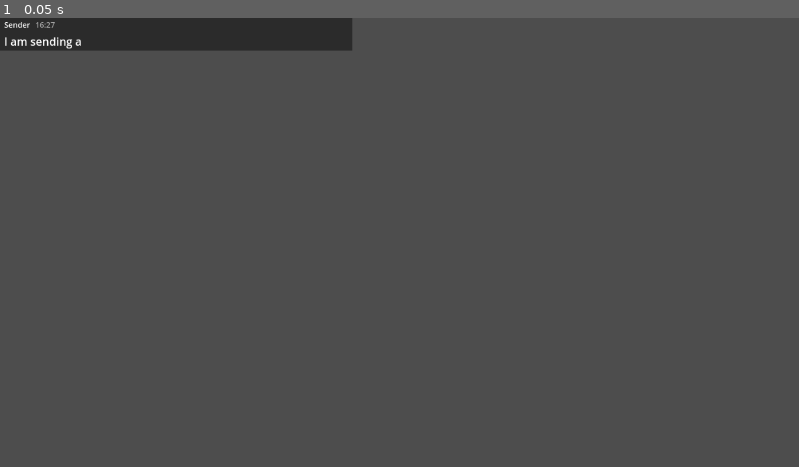
Above: before the commit, frame 1.
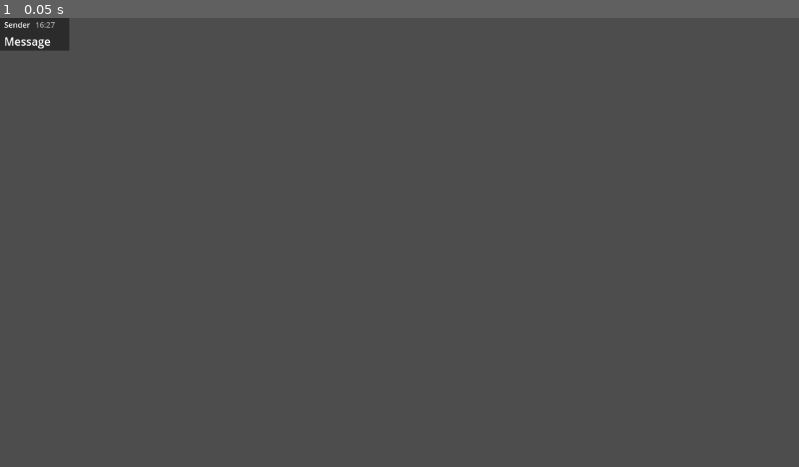
Above: after the commit, the same moment.

Repository: Z1HEd/ProjectManager
Game: Godot game, scene res://Scenes/Elements/ChatMessage.tscn
Same seed, same stepped clock (60 frames per second), same inputs: the game is played once before the commit and once after it. This scene is started directly instead of the project's main scene.
Inputs:
- Up to frame 1 (0.05 s): no input

The runs differ from the first frame. In frame 1, 2.6% of the frame differs, in the area x 0-45%, y 0-8%.

Commit message:
Chat working

Diff:
--- a/Scenes/Elements/ChatMessage.tscn
+++ b/Scenes/Elements/ChatMessage.tscn
@@ -6,6 +6,7 @@
 [node name="ChatMessage" type="PanelContainer"]
 offset_right = 100.0
 offset_bottom = 47.0
+size_flags_horizontal = 0
 theme = ExtResource("1_kso31")
 script = ExtResource("2_toms1")
 
@@ -13,7 +14,7 @@
 layout_mode = 2
 theme_override_constants/margin_left = 6
 theme_override_constants/margin_top = 2
-theme_override_constants/margin_right = 2
+theme_override_constants/margin_right = 6
 theme_override_constants/margin_bottom = 2
 
 [node name="VBoxContainer" type="VBoxContainer" parent="MarginContainer"]
@@ -41,7 +42,7 @@
 
 [node name="Body" type="RichTextLabel" parent="MarginContainer/VBoxContainer"]
 unique_name_in_owner = true
-custom_minimum_size = Vector2(500, 0)
 layout_mode = 2
-text = "I am sending a"
+text = "Message"
 fit_content = true
+autowrap_mode = 2
--- a/Scenes/Tabs/TeamChat.tscn
+++ b/Scenes/Tabs/TeamChat.tscn
@@ -74,6 +74,7 @@
 text = "No messages here yet..."
 
 [node name="ScrollContainer" type="ScrollContainer" parent="MarginContainer/PanelContainer/MarginContainer/VBoxContainer/ScrollContainer/VBoxContainer"]
+unique_name_in_owner = true
 layout_mode = 2
 size_flags_vertical = 3
 
--- a/Scripts/Controllers/ChatController.gd
+++ b/Scripts/Controllers/ChatController.gd
@@ -4,14 +4,24 @@
 @onready var title :Label = %Title
 @onready var no_messages_text : Label = %NoMessagesLabel
 @onready var messages_container : VBoxContainer = %MessagesContainer
+@onready var scroll : ScrollContainer = %ScrollContainer
 
 @export var message_prefab := preload("res://Scenes/Elements/ChatMessage.tscn")
+
+var oldest : String
+var _connected_vb : VScrollBar = null
+var message_ids := []
+
+const SCROLL_TOLERANCE := 10
 
 func open():
 	title.text = "Loading messages..."
 
 	for child in messages_container.get_children():
 		child.queue_free()
+
+	oldest = ""
+	message_ids = []
 
 	var on_success = func(res:Dictionary):
 		if res.size() == 0:
@@ -20,35 +30,49 @@
 			return
 
 		no_messages_text.visible = false
-		var arr := []
-		for msg_id in res.keys():
-			var m = res[msg_id]
-			m["_id"] = msg_id
-			arr.append(m)
+		var arr := to_sorted_array(res)
 
-		arr.sort_custom(_sort_by_ts_server)
+		append_messages(arr)
 
-		for m in arr:
-			var item = message_prefab.instantiate()
-			messages_container.add_child(item)
-			var sender_name = str(m.get("authorId", ""))
-			var ts = int(m.get("ts_server", 0))
-			var body = str(m.get("text", ""))
-			item.set_data(sender_name, ts, body)
+		ChatService.start_listening(
+			Project.pid,
+			arr[-1]["id"],
+			append_messages,
+			on_error)
 
 		title.text = "Team Chat"
 
-	var on_fail = func(err):
-		no_messages_text.visible = true
-		no_messages_text.text = "Error: %s" % err
-		title.text = "Team Chat"
+	Project.update_member_names()
 
-	ChatService.fetch_recent(Project.pid, 25, on_success, on_fail)
+	ChatService.fetch_recent(Project.pid, 25, on_success, on_error)
 
-	ChatService.start_listening(Project.pid,_on_new_messages,on_fail)
+func append_messages(arr:Array, from_top := false):
+	var sb = scroll.get_v_scroll_bar()
+	var was_at_bottom : bool = sb == null or \
+			sb.value >= sb.max_value - SCROLL_TOLERANCE - sb.page
 
-func _on_new_messages(res):
-	print(res)
+	oldest = arr[0]["id"] if oldest == "" else \
+			(oldest if oldest<arr[0]["id"] else arr[0]["id"])
+
+	for i in range(arr.size()):
+		var m = arr[i]
+		if message_ids.count(m["id"])>0:
+			return
+		message_ids.append(m["id"])
+		var item := message_prefab.instantiate()
+		messages_container.add_child(item)
+		if (from_top): messages_container.move_child(item,i)
+		var sender_id = str(m.get("authorId", ""))
+		var sender_name = Project.members_names.get(sender_id,"Unknown user")
+		var ts = int(m.get("ts_server", 0))
+		var body = str(m.get("text", ""))
+		item.set_data(sender_name, ts, body)
+
+	if was_at_bottom and sb:
+		await get_tree().process_frame
+		sb.value = sb.max_value
+
+	call_deferred("_ensure_vscroll_connected")
 
 func send_message(msg: String) -> void:
 
@@ -62,7 +86,52 @@
 		on_fail
 	)
 
+func _on_scrolled_to_top() -> void:
+	var on_success = func(res:Dictionary):
+		if res.size()>0:
+			append_messages(to_sorted_array(res),true)
+
+	ChatService.fetch_before(Project.pid,oldest,25,on_success,on_error)
+
+func _ensure_vscroll_connected() -> void:
+	var vb = scroll.get_v_scroll_bar()
+	if vb == _connected_vb:
+		return
+
+	if _connected_vb and is_instance_valid(_connected_vb):
+		_connected_vb.value_changed.disconnect(_on_vscroll_changed)
+	_connected_vb = null
+
+	if vb:
+		vb.value_changed.connect(_on_vscroll_changed)
+	_connected_vb = vb
+
+func _on_vscroll_changed(value: float) -> void:
+	if value <= 4.0:
+		_on_scrolled_to_top()
+
+func _notification(what: int) -> void:
+	if what == NOTIFICATION_RESIZED:
+		call_deferred("_ensure_vscroll_connected")
+
+func to_sorted_array(messages:Dictionary) ->Array:
+	var arr :=[]
+
+	for msg_id in messages.keys():
+		var m = messages[msg_id]
+		m["id"] = msg_id
+		arr.append(m)
+
+	arr.sort_custom(_sort_by_ts_server)
+
+	return arr
+
 func _sort_by_ts_server(a, b) -> bool:
 	var at := int(a.get("ts_server", 0))
 	var bt := int(b.get("ts_server", 0))
 	return at < bt
+
+func on_error(err:String):
+		no_messages_text.visible = true
+		no_messages_text.text = "Error: %s" % err
+		title.text = "Team Chat"
--- a/Scripts/Services/ChatService.gd
+++ b/Scripts/Services/ChatService.gd
@@ -34,7 +34,7 @@
 		on_fail := func(_err):pass) -> int:
 
 	var url = "%s/chatMessages/%s.json?orderBy=%%22ts_server%%22&limitToLast=%d&auth=%s" % \
-		[Firebase.project_db_url, pid, limit, Session.id_token]
+			[Firebase.project_db_url, pid, limit, Session.id_token]
 
 	var _on_success = func(response):
 		if response == null:
@@ -43,6 +43,38 @@
 		if not response is Dictionary:
 			on_fail.call("Invalid response: %s" % response)
 			return
+		on_success.call(response)
+
+	return Firebase.send_request(
+			url,
+			HTTPClient.METHOD_GET,
+			{},
+			[],
+			_on_success,
+			on_fail,
+			"chat"
+	)
+
+static func fetch_before(
+		pid: String,
+		before_key: String,
+		limit := 25,
+		on_success := func(_res):pass,
+		on_fail := func(_err):pass) -> int:
+
+	var url = "%s/chatMessages/%s.json?orderBy=%%22$key%%22&endAt=%%22%s%%22&limitToLast=%d&auth=%s" % \
+		[Firebase.project_db_url, pid, before_key, limit, Session.id_token]
+
+	var _on_success = func(response):
+		if response == null:
+			on_success.call({})
+			return
+		if not response is Dictionary:
+			on_fail.call("Invalid response: %s" % response)
+			return
+
+		response.erase(before_key)
+
 		on_success.call(response)
 
 	return Firebase.send_request(
@@ -55,29 +87,27 @@
 		"chat"
 	)
 
-
-
-# Start listening to chatMessages/<pid> and call on_new_messages(messages_array) for incoming messages.
-# on_fail(error_string) is called on errors.
 static func start_listening(
-		pid: String,
-		on_new_messages:=func(_res):pass,
-		on_fail:=func(_res):pass) -> void:
+	pid: String,
+	last_known_key: String,
+	on_new_messages := func(_res):pass,
+	on_fail := func(_err):pass) -> void:
 
 	if _listeners.has(pid):
 		return
 
-	var full_url = "%schatMessages/%s.json?auth=%s" % \
-			[ Firebase.project_db_url, pid, Session.id_token]
+	var full_url = "%schatMessages/%s.json?orderBy=%%22$key%%22&startAfter=%%22%s%%22&auth=%s" % \
+		[ Firebase.project_db_url, pid, last_known_key, Session.id_token ]
 
 	var _on_new_messages = _on_raw_stream_event.bind(on_new_messages)
 
-	var listener_id = Streaming.start_listener(full_url, _on_new_messages, on_fail)
-	if listener_id == null:
-		on_fail.call("failed_to_start_listener")
-		return
+	var _on_error = func(err:String):
+		_listeners.erase(pid)
+		on_fail.call(err)
+
+	var listener_id = Streaming.start_listener(full_url, _on_new_messages, _on_error)
+
 	_listeners[pid] = listener_id
-
 
 static func stop_listening(pid: String) -> void:
 	if not _listeners.has(pid):
@@ -86,40 +116,26 @@
 	Streaming.stop_listener(id)
 	_listeners.erase(pid)
 
-# called by StreamingManager when an SSE "put"/"patch" arrives; runs on main thread
 static func _on_raw_stream_event(
-		on_new_messages: Callable,
-		parsed) -> void:
-	# parsed example: { "path": "/-MzA...","data": { ... } } or { "path": "/", "data": { "<msgId>": {...}, ... } }
-	if parsed == null:
-		return
+		parsed,
+		on_new_messages: Callable) -> void:
 
-	# if it's an initial snapshot (path == "/") it may contain many messages.
-	var path = parsed.get("path", "/")
-	var payload = parsed.get("data",parsed)
+	var path : String = parsed["path"]
+	var payload = parsed["data"]
 
 	var messages := []
-	if path == "/" and typeof(payload) == TYPE_DICTIONARY:
-		# Initial snapshot: payload is dict of id -> message
+	if path == "/":
+		# Payload is dict of id -> message
 		for key in payload.keys():
 			var m = payload[key]
-			if typeof(m) == TYPE_DICTIONARY:
-				if not m.has("id"):
-					m["id"] = key
-				messages.append(m)
+			m["id"] = key
+			messages.append(m)
 	else:
-		# child changed/added. path = "/<messageId>" or "/<messageId>/subfield"
-		var stripped = path.strip_prefix("/")
-		var parts = stripped.split("/")
-		if parts.size() >= 1 and parts[0] != "":
-			var msg_id = parts[0]
-			if typeof(payload) == TYPE_DICTIONARY:
-				var m = payload.duplicate(true)
-				if not m.has("id"):
-					m["id"] = msg_id
-				messages.append(m)
-			else:
-				# payload is primitive (unlikely for chat message) - pass raw
-				messages.append({ "id": msg_id, "value": payload })
+		# child added. path = "/<messageId>"
+		var msg_id = path.lstrip("/")
+		var m = payload.duplicate(true)
+		m["id"] = msg_id
+		messages.append(m)
+
 	if messages.size() > 0:
 		on_new_messages.call(messages)
--- a/Scripts/Singletons/FirebaseManager.gd
+++ b/Scripts/Singletons/FirebaseManager.gd
@@ -17,7 +17,7 @@
 func _ready() -> void:
 	http = HTTPRequest.new()
 	add_child(http)
-	http.request_completed.connect(Callable(self, "_on_request_completed"))
+	http.request_completed.connect(_on_request_completed)
 
 
 # body may be Dictionary or String or null
--- a/Scripts/Singletons/ProjectManager.gd
+++ b/Scripts/Singletons/ProjectManager.gd
@@ -12,6 +12,7 @@
 @export var project_owner := ""
 @export var members := {}
 @export var user_role := ""
+var members_names := {}
 
 @export var is_open := false
 
@@ -43,3 +44,14 @@
 
 	is_open = false
 	project_closed.emit()
+
+func update_member_names():
+	if members.size() ==0:
+		return
+
+	for uid in members:
+
+		var on_success = func(_name:String):
+			members_names[uid] = _name
+
+		UserService.get_display_name(uid,on_success,func(err):print(err))
--- a/Scripts/Singletons/StreamingManager.gd
+++ b/Scripts/Singletons/StreamingManager.gd
@@ -23,7 +23,7 @@
 	var err = thread.start(_listener_thread.bind(id))
 	if err != OK:
 		_listeners.erase(id)
-		push_error("StreamingManager.start_listener: failed to start thread")
+		return -1
 	return id
 
 func stop_listener(listener_id: int) -> void:
@@ -44,7 +44,7 @@
 	var info = _listeners[listener_id]
 	var url: String = info.url
 
-	var trimmed = url.replace("http://", "")
+	var trimmed = url.replace("https://", "")
 
 	var slash_idx = trimmed.find("/")
 	var host = ""
@@ -59,31 +59,25 @@
 	var port = 443
 
 	var client = HTTPClient.new()
-	print("Connecting 1...")
-	var connect_err = client.connect_to_host(host, port)
+	var connect_err = client.connect_to_host(host, port, TLSOptions.client())
 	if connect_err != OK:
 		call_deferred("_call_error", listener_id, "connect_failed")
 		return
-	print("Connecting 2...")
 	var start_time = Time.get_unix_time_from_system()
 	while client.get_status() != HTTPClient.STATUS_CONNECTED:
 		if not _listeners.has(listener_id):
 			client.close()
-			print("HUH")
 			return
 		if _listeners[listener_id].stop_flag:
 			client.close()
-			print("STOPPED")
 			return
 		var _poll_err = client.poll()
 		if Time.get_unix_time_from_system() - start_time > 10:
 			call_deferred("_call_error", listener_id, "connect_timeout")
 			client.close()
-			print("TIMED OUT")
 			return
 		OS.delay_msec(10)
 
-	print("Opening a stream...")
 	var headers = ["Accept: text/event-stream"]
 	var request_err = client.request(HTTPClient.METHOD_GET, path, headers)
 	if request_err != OK:
@@ -91,7 +85,6 @@
 		client.close()
 		return
 
-	print("Connected!")
 	var buffer := ""
 	while true:
 		if not _listeners.has(listener_id):
@@ -103,25 +96,25 @@
 		var _poll_err = client.poll()
 		while client.get_status() == HTTPClient.STATUS_BODY:
 			var chunk: PackedByteArray = client.read_response_body_chunk()
-			if chunk and chunk.size() > 0:
-				var s = chunk.get_string_from_utf8()
-				if s != "":
-					buffer += s
-					buffer = buffer.replace("\r\n", "\n")
-					while true:
-						var sep_idx = buffer.find("\n\n")
-						if sep_idx == -1:
-							break
-						var block = buffer.substr(0, sep_idx)
-						var remaining_start = sep_idx + 2
-						var remaining_len = buffer.length() - remaining_start
-						if remaining_len > 0:
-							buffer = buffer.substr(remaining_start, remaining_len)
-						else:
-							buffer = ""
-						_process_sse_block(listener_id, block)
-			else:
+			if chunk.size() == 0:
 				break
+
+			var s = chunk.get_string_from_utf8()
+			if s != "":
+				buffer += s
+				buffer = buffer.replace("\r\n", "\n")
+				while true:
+					var sep_idx = buffer.find("\n\n")
+					if sep_idx == -1:
+						break
+					var block = buffer.substr(0, sep_idx)
+					var remaining_start = sep_idx + 2
+					var remaining_len = buffer.length() - remaining_start
+					if remaining_len > 0:
+						buffer = buffer.substr(remaining_start, remaining_len)
+					else:
+						buffer = ""
+					_process_sse_block(listener_id, block)
 
 		if client.get_status() == HTTPClient.STATUS_DISCONNECTED:
 			call_deferred("_call_error", listener_id, "disconnected")
@@ -157,13 +150,12 @@
 	call_deferred("_deliver_sse_event", listener_id, event_type, parsed)
 
 
-func _deliver_sse_event(listener_id: String, event_type: String, parsed) -> void:
+func _deliver_sse_event(listener_id: int, event_type: String, parsed) -> void:
 	if not _listeners.has(listener_id):
 		return
 	var info = _listeners[listener_id]
 	var on_event: Callable = info.on_event
 	var on_error: Callable = info.on_error
-
 
 	if event_type == "put" or event_type == "patch":
 		on_event.call(parsed)
@@ -176,7 +168,6 @@
 
 
 func _call_error(listener_id: int, message: String) -> void:
-	print(message)
 	if not _listeners.has(listener_id):
 		return
 	var on_error: Callable = _listeners[listener_id].on_error
--- a/Scripts/UIElements/ChatMessage.gd
+++ b/Scripts/UIElements/ChatMessage.gd
@@ -5,9 +5,28 @@
 @onready var time : Label = %Time
 @onready var body : RichTextLabel = %Body
 
-func set_data(sender_name:String, time_unix:int, message:String):
+func set_data(sender_name: String, time_unix: int, message: String) -> void:
 	sender.text = sender_name
-	# time is in milliseconds, but get_time_string_from_unix_time expects seconds
 	@warning_ignore("integer_division")
 	time.text = Time.get_time_string_from_unix_time(time_unix / 1000)
 	body.text = message
+
+	var max_w := get_max_width(message)
+
+	body.custom_minimum_size.x = min(max_w, 500)
+
+func get_max_width(message:String) -> int:
+	var result := 0
+	var lines := message.split("\n", false)
+	var meas := Label.new()
+	meas.visible = false
+	meas.add_theme_font_size_override("normal_font_size",
+			get_theme_font_size("normal_font_size"))
+
+	for ln in lines:
+		meas.text = ln
+		var w := int(meas.get_minimum_size().x)
+		if w > result:
+			result = w
+	meas.queue_free()
+	return result
Not shown, added: export_presets.cfg
